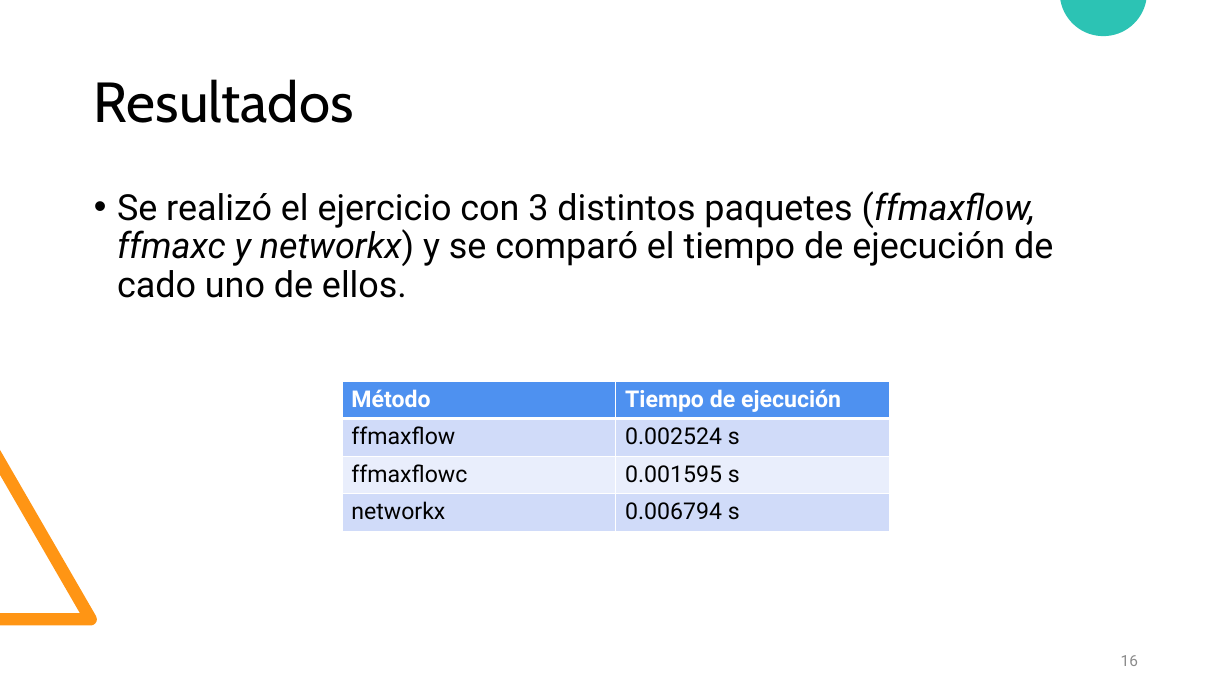
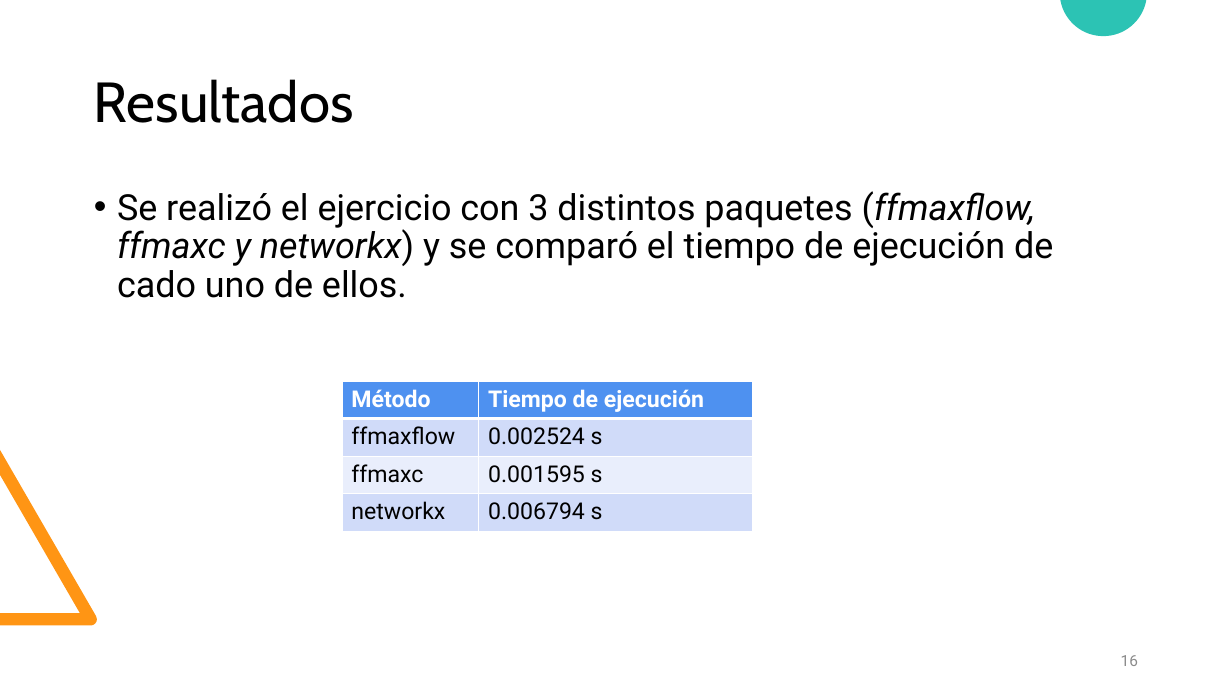
Before and after one commit to diramtz/ProyectoFinal_MaxFlow, a slide deck: slide 16 of documentos/Presentacion_ffmf.pptx. Drawn at 1232x693 pixels with LibreOffice and Linux fonts; fonts in the diff are those of the drawing. Boxes give left, top, right and bottom in pixels: in the first picture for what was removed or moved away, otherwise in the second. Text is boxed around its words. In the diff, an @@ line names an element or a change of style, - is before the commit and + after.

```diff
--- a/documentos/Presentacion_ffmf.pptx
+++ b/documentos/Presentacion_ffmf.pptx
@@ table at (342, 382, 752, 531) @@
-row 3, column 1: ffmaxflowc
+row 3, column 1: ffmaxc
@@ table: place and size @@
-table at (342, 382, 889, 531)
+table at (342, 382, 752, 531)
```
Also in this commit, not shown: 3 other slides changed, 1 other file.
